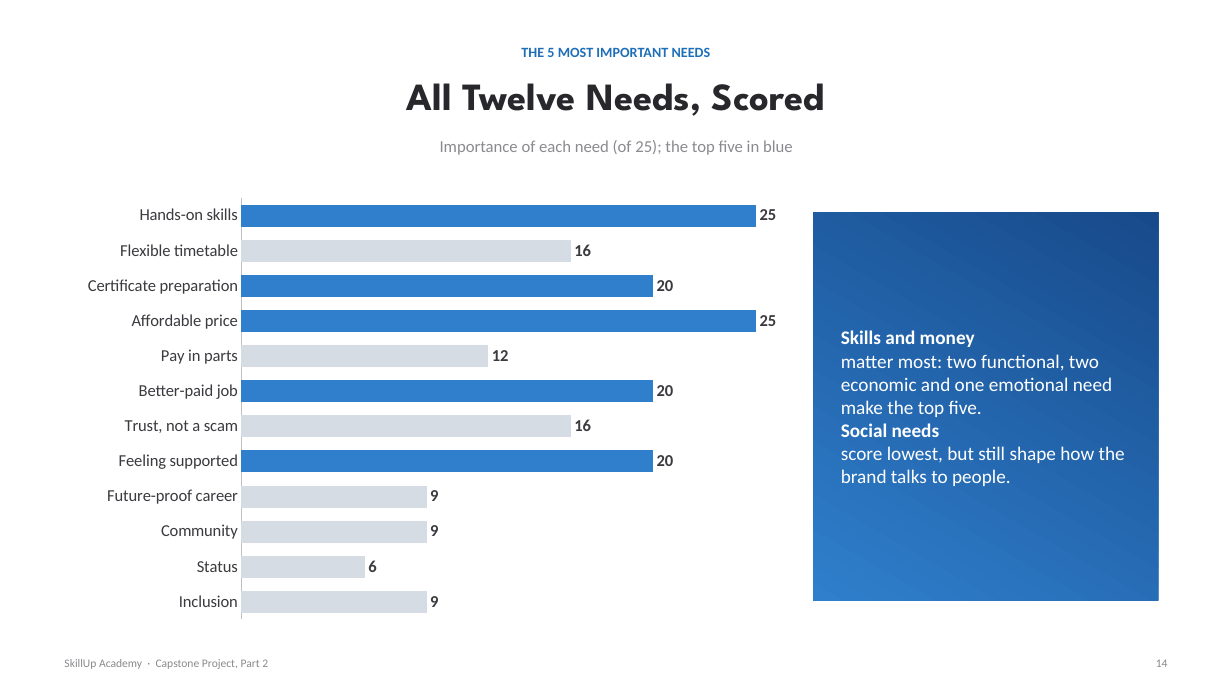
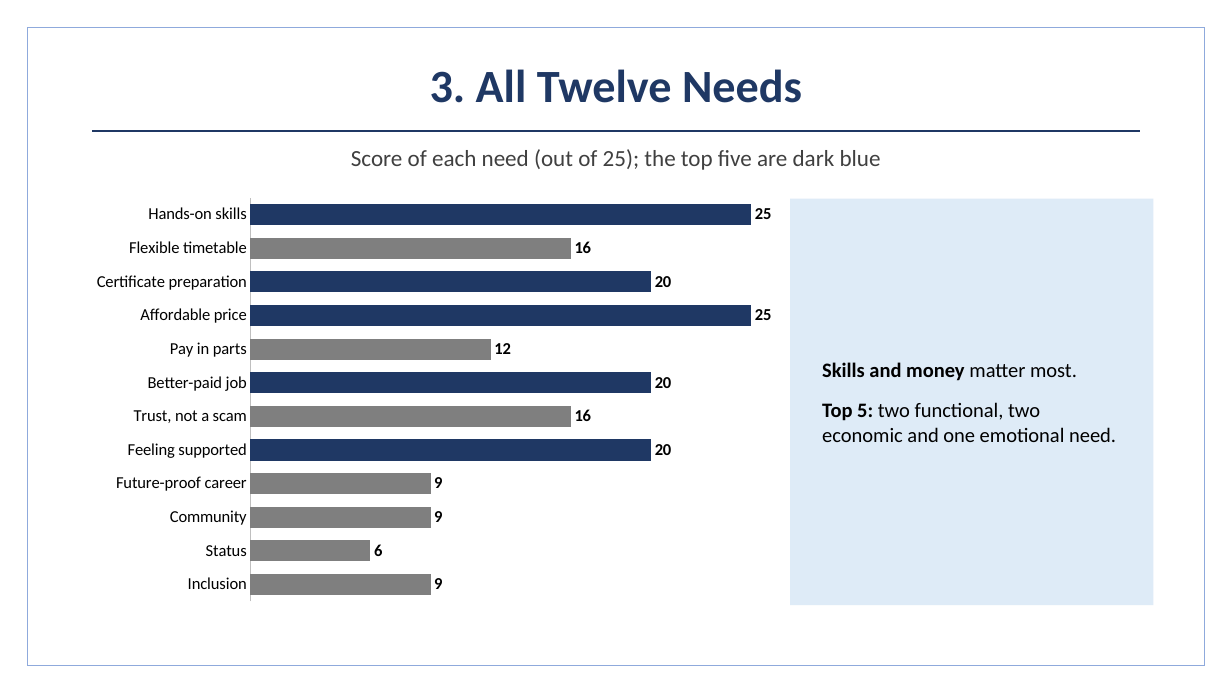
Before and after one commit to BadboyVee/BlackHoleeee, a slide deck: slide 11 of capstone/Customer_Analysis.pptx (slide 14 before the commit). Drawn at 1232x693 pixels with LibreOffice and Linux fonts; fonts in the diff are those of the drawing. Boxes give left, top, right and bottom in pixels: in the first picture for what was removed or moved away, otherwise in the second. Text is boxed around its words. In the diff, an @@ line names an element or a change of style, - is before the commit and + after.

```diff
--- a/capstone/Customer_Analysis.pptx
+++ b/capstone/Customer_Analysis.pptx
@@ rectangle added at [28, 28, 1204, 665], outline #8FAADC 1 pt @@
@@ text removed at [521, 47, 711, 57] @@
-THE 5 MOST IMPORTANT NEEDS
@@ title at [430, 69, 802, 103]: text changed; size 30 to 36 pt; font League Spartan to Calibri; text colour #28282C to #1F3864 @@
-All Twelve Needs, Scored
+3. All Twelve Needs
@@ line added from (92, 131) to (1140, 131), #1F3864 1.5 pt @@
@@ text at [351, 149, 881, 170]: text changed; size 13 to 18 pt; text colour #8A8A8F to #404040 @@
-Importance of each need (of 25); the top five in blue
+Score of each need (out of 25); the top five are dark blue
@@ bar chart at [83, 189, 772, 610] @@
@@ colour of Series 1 #D6DCE4 to #7F7F7F @@
@@ data labels of Series 1 changed @@
@@ colours of single points changed @@
@@ lettering changed @@
@@ bar chart: place and size @@
-bar chart at [74, 189, 776, 628]
+bar chart at [83, 189, 772, 610]
@@ rectangle added at [790, 199, 1153, 605], fill #DEEBF7 @@
@@ text "Skills and money matter most.": place and size @@
-text "Skills and money matter most." at [813, 213, 1158, 601]
+text "Skills and money matter most." at [822, 362, 1116, 442]
@@ text "Skills and money matter most." at [822, 362, 1116, 442]: fill gradient #2F7FCC to #174A8B to none @@
@@ text at [822, 362, 1116, 442]: text changed; size 15 to 16 pt; text colour #FFFFFF to #000000 @@
-Skills and money
-matter most: two functional, two economic and one emotional need make the top five.
-Social needs
-score lowest, but still shape how the brand talks to people.
+Skills and money matter most.
+Top 5: two functional, two economic and one emotional need.
@@ text removed at [64, 659, 268, 669] @@
-SkillUp Academy · Capstone Project, Part 2
@@ text removed at [1156, 659, 1168, 667] @@
-14
```
Also in this commit, not shown: 9 other slides changed, 8 slides added, 12 slides removed, 7 other files.
